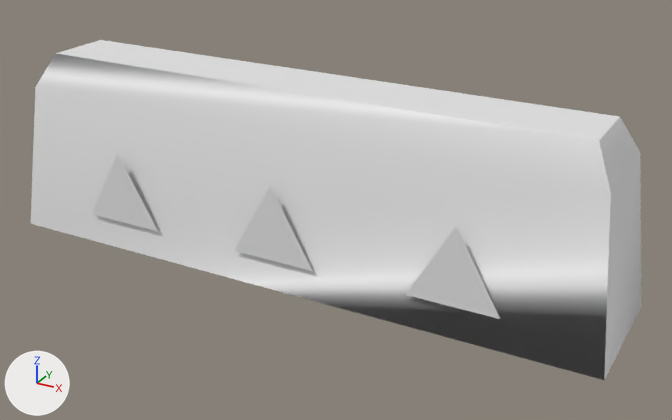
The Blender file NewSonicThing/res/Models/Objects/MetalHarbor/StaticObjects/LittleSpeedBumpThingy.blend as it was, and as the next commit left it.
The view is the same before and after, from a camera (50 mm lens) standing at (25.2, -42.6, 25.0) and looking at (1.7, 0.1, 3.7). The lights are fixed; the arrows at lower left show +X, +Y and +Z. Materials are left out; every surface is plain grey.

Script lines for the objects in view, before the commit:
```python
ob_circle = bpy.data.objects.new('Circle', me_circle)
ob_circle.location = (-10.53, -4.04, 3.34)
ob_circle.rotation_euler = (1.571, 0.0, 0.0)  # degrees (90, 0, 0)
ob_circle.scale = (2.97, 2.97, 2.97)
ob_circle_001 = bpy.data.objects.new('Circle.001', me_circle_001)
ob_circle_001.location = (-0.02, -4.04, 3.34)
ob_circle_001.rotation_euler = (1.571, 0.0, 0.0)  # degrees (90, 0, 0)
ob_circle_001.scale = (2.97, 2.97, 2.97)
ob_circle_002 = bpy.data.objects.new('Circle.002', me_circle_002)
ob_circle_002.location = (10.58, -4.04, 3.34)
ob_circle_002.rotation_euler = (1.571, 0.0, 0.0)  # degrees (90, 0, 0)
ob_circle_002.scale = (2.97, 2.97, 2.97)
ob_mesh_0755_rip = bpy.data.objects.new('Mesh_0755.rip', me_mesh_0755_rip)
ob_mesh_0755_rip.location = (0.0, 0.0, 0.0)
ob_mesh_0755_rip.rotation_euler = (1.571, 0.0, 0.0)  # degrees (90, 0, 0)
ob_mesh_0756_rip = bpy.data.objects.new('Mesh_0756.rip', me_mesh_0756_rip)
ob_mesh_0756_rip.location = (0.0, 0.0, 0.0)
ob_mesh_0756_rip.rotation_euler = (1.571, 0.0, 0.0)  # degrees (90, 0, 0)
```
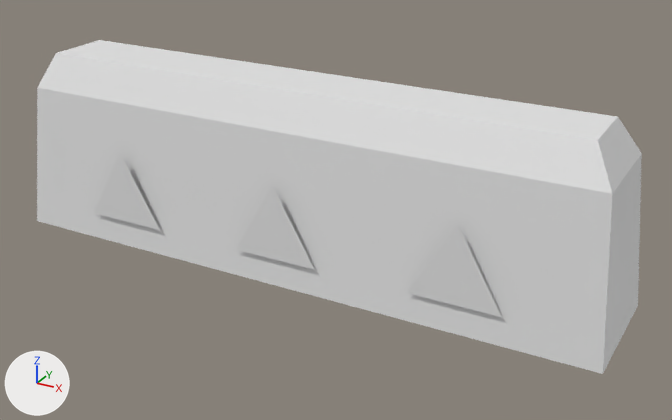
Boxes [x1, y1, x2, y2] around the edits, measured in the pictures (672 x 420 px):
'Mesh_0755.rip', reshaped, moved, rescaled, turned
    before: [31, 53, 642, 380]
    after: [37, 53, 642, 374]
'Mesh_0756.rip', reshaped, moved, rescaled, turned
    before: [56, 40, 619, 141]
    after: [58, 40, 617, 140]
'Circle.002', moved
    before: [405, 226, 500, 319]
    after: [407, 225, 502, 317]
'Circle.001', moved
    before: [234, 186, 313, 271]
    after: [236, 185, 315, 270]
'Circle', moved
    before: [92, 153, 158, 231]
    after: [94, 152, 160, 230]
part 2 of me_mesh_0755_rip, deleted
    before: [31, 53, 642, 380]

The change, as a list of edits to the scene's bpy script:
```text
Change me_mesh_0756_rip:
    used by ob_mesh_0756_rip; location = (0.0, 0.0, 0.0); rotation_euler = (1.571, 0.0, 0.0), in degrees (90, 0, 0)
    remove me_mesh_0756_rip.from_pydata(...)  # 6 vertices, 2 faces; spans x -16.6..16.4, y 11.0, z -2.0..2.0
    add me_mesh_0756_rip.from_pydata(...)  # 4 vertices, 1 face; spans x -0.9..0.9, y -0.5..0.5, z 2.1
    me_mesh_0756_rip part 1: the surface is now shaded flat
Change me_mesh_0755_rip:
    used by ob_mesh_0755_rip; location = (0.0, 0.0, 0.0); rotation_euler = (1.571, 0.0, 0.0), in degrees (90, 0, 0)
    remove me_mesh_0755_rip.from_pydata(...)  # 30 vertices, 28 faces; spans x -18.6..18.4, y 0.0..11.0, z -4.0..4.0
    add me_mesh_0755_rip.from_pydata(...)  # 20 vertices, 16 faces; spans x -1.0..1.0, y -1.0..1.0, z -1.0..2.1
    me_mesh_0755_rip part 2: the whole mesh is rebuilt
    me_mesh_0755_rip part 3: the surface is now shaded flat
Change ob_circle:
    ob_circle.location: (-10.53, -4.04, 3.34) -> (-10.53, -3.86, 3.34)
Change ob_mesh_0756_rip:
    ob_mesh_0756_rip.rotation_euler: (1.571, 0.0, 0.0) -> (0.0, 0.0, 0.0)  # degrees (90, 0, 0) -> degrees (0, 0, 0)
    ob_mesh_0756_rip.location: (0.0, 0.0, 0.0) -> (0.0, 0.0, 3.65)
    ob_mesh_0756_rip.scale: (1.0, 1.0, 1.0) -> (18.2, 3.75, 3.5)
Change ob_mesh_0755_rip:
    ob_mesh_0755_rip.rotation_euler: (1.571, 0.0, 0.0) -> (0.0, 0.0, 0.0)  # degrees (90, 0, 0) -> degrees (0, 0, 0)
    ob_mesh_0755_rip.location: (0.0, 0.0, 0.0) -> (0.0, 0.0, 3.65)
    ob_mesh_0755_rip.scale: (1.0, 1.0, 1.0) -> (18.2, 3.75, 3.5)
Change ob_circle_001:
    ob_circle_001.location: (-0.02, -4.04, 3.34) -> (-0.02, -3.86, 3.34)
Change ob_circle_002:
    ob_circle_002.location: (10.58, -4.04, 3.34) -> (10.58, -3.82, 3.34)
```
